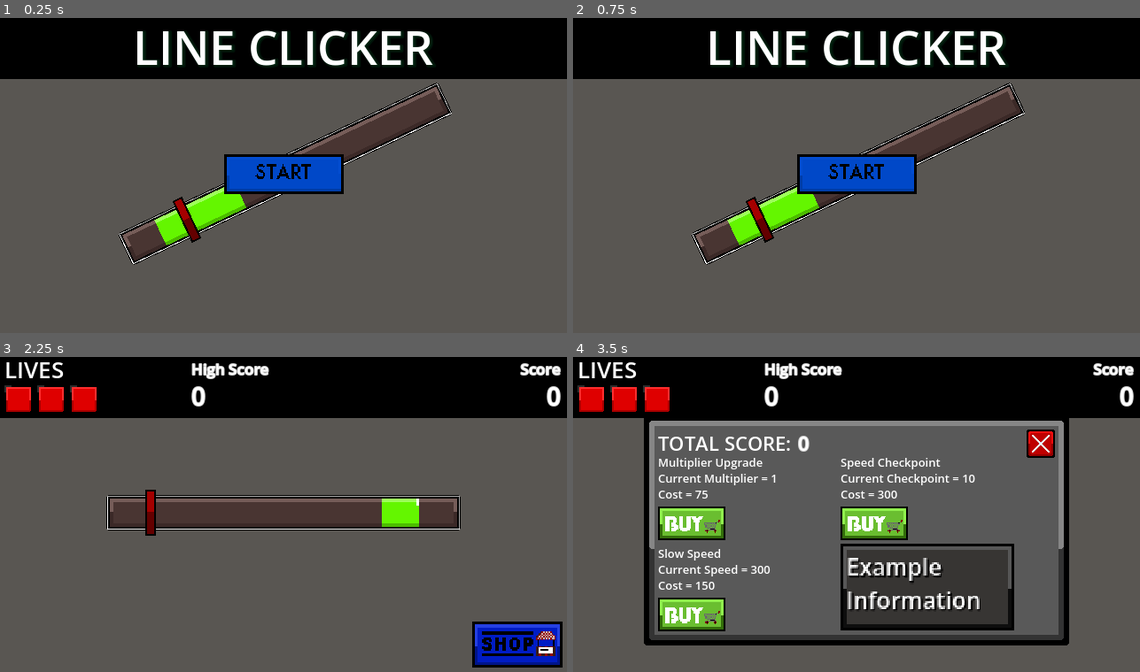
Above: before the commit, frames 1-4 (two rows, left to right).
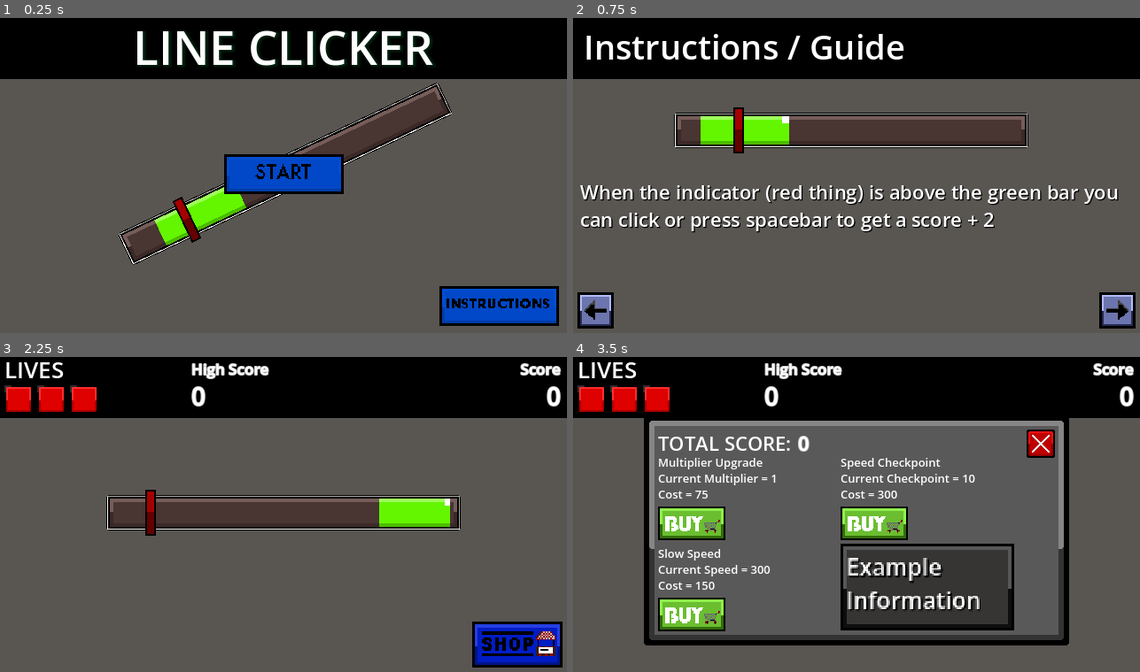
Above: after the commit, the same moments.

Repository: d3V-E/Line-Clicker-Game
Game: Godot game, scene res://scenes/start.tscn
Same seed, same stepped clock (60 frames per second), same inputs: the game is played once before the commit and once after it.
Inputs (mouse positions are in pixels of both pictures, inside the frame that each line leads up to):
- Up to frame 1 (0.25 s): no input
- Up to frame 2 (0.75 s): click (1071, 304) at 0.52 s
- Up to frame 3 (2.25 s): click (22, 649) at 1.27 s; click (283, 511) at 2 s
- Up to frame 4 (3.5 s): click (1088, 643) at 2.75 s

The runs differ from the first frame. In frame 1, 2.7% of the frame differs, in the area x 77-99%, y 85-98%; in frame 2, 21%, in the area x 0-100%, y 3-99%; in frame 3, 0.5%; in frame 4, nothing differs.

Commit message:
Update 15 (final?)

Diff:
--- /dev/null
+++ b/scenes/instructions.tscn
@@ -0,0 +1,84 @@
+[gd_scene format=3 uid="uid://yg4onlkwiw3o"]
+
+[ext_resource type="Texture2D" uid="uid://dvwct8y6t0ov5" path="res://assets/Main Background.png" id="1_dkfqi"]
+[ext_resource type="Script" uid="uid://cux0drbf3i6u1" path="res://scripts/instructions.gd" id="1_olnwl"]
+[ext_resource type="Texture2D" uid="uid://bx2kur24fkwxu" path="res://assets/Next.png" id="2_nisbi"]
+[ext_resource type="Texture2D" uid="uid://iun30ebry2bg" path="res://assets/Previous.png" id="3_njqp3"]
+[ext_resource type="Texture2D" uid="uid://3305w7cubpbw" path="res://assets/Line Bar.png" id="4_2n4j6"]
+[ext_resource type="Texture2D" uid="uid://s6qjtkeqsq5d" path="res://assets/Green Indicator.png" id="5_olnwl"]
+[ext_resource type="Texture2D" uid="uid://plt2drchkexg" path="res://assets/Indicator.png" id="6_i5xgr"]
+[ext_resource type="Texture2D" uid="uid://byqftffmv0lon" path="res://assets/SHOP Button.png" id="7_jxpsd"]
+[ext_resource type="Texture2D" uid="uid://dyfqf83xfcbdn" path="res://assets/Extra Life.aseprite.png" id="8_gvtqk"]
+
+[node name="Instructions" type="Node2D" unique_id=815831102]
+script = ExtResource("1_olnwl")
+
+[node name="CanvasLayer" type="CanvasLayer" parent="." unique_id=850250505]
+
+[node name="MainBackground" type="Sprite2D" parent="CanvasLayer" unique_id=1010892319]
+position = Vector2(320, 180)
+texture = ExtResource("1_dkfqi")
+
+[node name="Header" type="RichTextLabel" parent="CanvasLayer" unique_id=1620839928]
+offset_left = 12.0
+offset_right = 634.0
+offset_bottom = 73.0
+theme_override_font_sizes/normal_font_size = 38
+text = "Instructions / Guide"
+vertical_alignment = 1
+
+[node name="Next" type="TextureButton" parent="CanvasLayer" unique_id=1170295809]
+offset_left = 594.0
+offset_top = 314.0
+offset_right = 635.0
+offset_bottom = 355.0
+texture_normal = ExtResource("2_nisbi")
+stretch_mode = 0
+
+[node name="Previous" type="TextureButton" parent="CanvasLayer" unique_id=373574145]
+offset_left = 5.0
+offset_top = 314.0
+offset_right = 46.0
+offset_bottom = 355.0
+texture_normal = ExtResource("3_njqp3")
+stretch_mode = 0
+
+[node name="Context" type="RichTextLabel" parent="CanvasLayer" unique_id=2100261276]
+offset_left = 8.0
+offset_top = 185.0
+offset_right = 632.0
+offset_bottom = 306.0
+theme_override_colors/font_shadow_color = Color(0, 0, 0, 1)
+theme_override_font_sizes/normal_font_size = 22
+text = "Example"
+
+[node name="LineBar" type="Sprite2D" parent="CanvasLayer" unique_id=1661661210]
+position = Vector2(314, 131)
+texture = ExtResource("4_2n4j6")
+
+[node name="GreenIndicator" type="Sprite2D" parent="CanvasLayer" unique_id=1225211520]
+position = Vector2(194, 131)
+texture = ExtResource("5_olnwl")
+
+[node name="Indicator" type="Sprite2D" parent="CanvasLayer" unique_id=56757081]
+position = Vector2(187, 131)
+texture = ExtResource("6_i5xgr")
+
+[node name="Greensecond" type="Sprite2D" parent="CanvasLayer" unique_id=27092877]
+position = Vector2(460, 131)
+texture = ExtResource("5_olnwl")
+
+[node name="ShopButton" type="Sprite2D" parent="CanvasLayer" unique_id=243985912]
+position = Vector2(127, 131)
+scale = Vector2(1.6718745, 1.6718745)
+texture = ExtResource("7_jxpsd")
+
+[node name="ExtraLife" type="Sprite2D" parent="CanvasLayer" unique_id=1076958094]
+position = Vector2(356, 131)
+scale = Vector2(1.6874996, 1.6874996)
+texture = ExtResource("8_gvtqk")
+
+[connection signal="button_down" from="CanvasLayer/Next" to="." method="_on_next_button_down"]
+[connection signal="button_up" from="CanvasLayer/Next" to="." method="_on_next_button_up"]
+[connection signal="button_down" from="CanvasLayer/Previous" to="." method="_on_previous_button_down"]
+[connection signal="button_up" from="CanvasLayer/Previous" to="." method="_on_previous_button_up"]
--- a/scenes/main_game.tscn
+++ b/scenes/main_game.tscn
@@ -147,6 +147,26 @@
 horizontal_alignment = 1
 vertical_alignment = 1
 
+[node name="Scoreinfo" type="RichTextLabel" parent="CanvasLayer" unique_id=1134100805]
+anchors_preset = -1
+anchor_left = 0.5
+anchor_top = 0.5
+anchor_right = 0.5
+anchor_bottom = 0.5
+offset_left = -101.0
+offset_top = -59.0
+offset_right = 101.0
+offset_bottom = -23.0
+grow_horizontal = 2
+grow_vertical = 2
+pivot_offset = Vector2(101, 18)
+horizontal_alignment = 1
+vertical_alignment = 1
+
+[node name="visual upd" type="Timer" parent="CanvasLayer/Scoreinfo" unique_id=1746177789]
+wait_time = 5.0
+autostart = true
+
 [node name="Shop" type="Sprite2D" parent="CanvasLayer" unique_id=1093649891]
 visible = false
 position = Vector2(320, 200)
@@ -254,7 +274,7 @@
 
 [node name="Hit" type="Sprite2D" parent="CanvasLayer" unique_id=713465082]
 visible = false
-position = Vector2(321, 179)
+position = Vector2(321, 60)
 texture = ExtResource("7_wi4c7")
 
 [connection signal="timeout" from="CanvasLayer/Score/Score Update" to="." method="_on_score_update_timeout"]
@@ -262,6 +282,7 @@
 [connection signal="button_up" from="CanvasLayer/Shop Button" to="." method="_on_shop_button_button_up"]
 [connection signal="button_down" from="CanvasLayer/Extra Life" to="." method="_on_extra_life_button_down"]
 [connection signal="button_up" from="CanvasLayer/Extra Life" to="." method="_on_extra_life_button_up"]
+[connection signal="timeout" from="CanvasLayer/Scoreinfo/visual upd" to="." method="_on_visual_upd_timeout"]
 [connection signal="button_down" from="CanvasLayer/Shop/Multiplier Buy" to="." method="_on_multiplier_buy_button_down"]
 [connection signal="button_up" from="CanvasLayer/Shop/Multiplier Buy" to="." method="_on_multiplier_buy_button_up"]
 [connection signal="button_down" from="CanvasLayer/Shop/Speed Buy" to="." method="_on_speed_buy_button_down"]
--- a/scenes/start.gd
+++ /dev/null
@@ -1,23 +0,0 @@
-extends Node2D
-
-
-@onready var start : TextureButton = $CanvasLayer/Start
-
-
-func _ready():
-	start.pivot_offset = start.size / 2
-
-
-
-
-func _on_start_button_down():
-	var tween = get_tree().create_tween()
-	tween.tween_property(start , "scale" , Vector2(.9 , .9), .1)
-
-
-
-
-func _on_start_button_up():
-	var tween = get_tree().create_tween()
-	tween.tween_property(start , "scale" , Vector2 ( 1, 1), .1)
-	get_tree().change_scene_to_file("res://scenes/main_game.tscn")
--- a/scenes/start.tscn
+++ b/scenes/start.tscn
@@ -1,11 +1,12 @@
 [gd_scene format=3 uid="uid://dil7io0k1lwjd"]
 
-[ext_resource type="Script" uid="uid://bqscwdp62vgng" path="res://scenes/start.gd" id="1_bodal"]
+[ext_resource type="Script" uid="uid://bqscwdp62vgng" path="res://scripts/start.gd" id="1_bodal"]
 [ext_resource type="Texture2D" uid="uid://dvwct8y6t0ov5" path="res://assets/Main Background.png" id="1_u80x2"]
 [ext_resource type="Texture2D" uid="uid://ba8n7goe33j70" path="res://assets/1.png" id="2_bodal"]
 [ext_resource type="Texture2D" uid="uid://3305w7cubpbw" path="res://assets/Line Bar.png" id="3_y16t7"]
 [ext_resource type="Texture2D" uid="uid://s6qjtkeqsq5d" path="res://assets/Green Indicator.png" id="4_4ge6i"]
 [ext_resource type="Texture2D" uid="uid://plt2drchkexg" path="res://assets/Indicator.png" id="5_8itgj"]
+[ext_resource type="Texture2D" uid="uid://tq4c85xjdwt4" path="res://assets/2.png" id="7_4ge6i"]
 
 [node name="Start" type="Node2D" unique_id=1918404206]
 script = ExtResource("1_bodal")
@@ -62,5 +63,22 @@
 texture_normal = ExtResource("2_bodal")
 stretch_mode = 0
 
+[node name="Instructions" type="TextureButton" parent="CanvasLayer" unique_id=1253119499]
+anchors_preset = 8
+anchor_left = 0.5
+anchor_top = 0.5
+anchor_right = 0.5
+anchor_bottom = 0.5
+offset_left = 176.0
+offset_top = 127.0
+offset_right = 311.0
+offset_bottom = 172.0
+grow_horizontal = 2
+grow_vertical = 2
+texture_normal = ExtResource("7_4ge6i")
+stretch_mode = 0
+
 [connection signal="button_down" from="CanvasLayer/Start" to="." method="_on_start_button_down"]
 [connection signal="button_up" from="CanvasLayer/Start" to="." method="_on_start_button_up"]
+[connection signal="button_down" from="CanvasLayer/Instructions" to="." method="_on_instructions_button_down"]
+[connection signal="button_up" from="CanvasLayer/Instructions" to="." method="_on_instructions_button_up"]
--- /dev/null
+++ b/scripts/instructions.gd
@@ -0,0 +1,121 @@
+extends Node2D
+
+var slide = 1
+
+
+@onready var next: TextureButton = $CanvasLayer/Next
+@onready var previous: TextureButton = $CanvasLayer/Previous
+@onready var linebar: Sprite2D = $CanvasLayer/LineBar
+@onready var green: Sprite2D = $CanvasLayer/GreenIndicator
+@onready var indicator : Sprite2D = $CanvasLayer/Indicator
+@onready var greensecond : Sprite2D = $CanvasLayer/Greensecond
+@onready var shop: Sprite2D =  $CanvasLayer/ShopButton
+@onready var extralife : Sprite2D = $CanvasLayer/ExtraLife
+
+
+func _ready():
+	previous.visible = true
+	next.visible = true
+	linebar.visible = true
+	green.visible = true
+	indicator.visible = true
+	greensecond.visible = false
+	shop.visible = false
+	extralife.visible = false
+	$CanvasLayer/Context.text = "When the indicator (red thing) is above the green bar you can click or press spacebar to get a score + 2"
+
+
+
+func _on_next_button_down():
+	var tween = get_tree().create_tween()
+	tween.tween_property(next , "scale" , Vector2(.9 , .9) , .1)
+
+
+
+
+
+func _on_next_button_up():
+	var tween = get_tree().create_tween()
+	tween.tween_property(next , "scale" , Vector2(1 , 1) , .1)
+	slide += 1
+	if slide == 0:
+		get_tree().change_scene_to_file("res://scenes/start.tscn")
+	if slide == 1:
+		previous.visible = true
+		next.visible = true
+		linebar.visible = true
+		green.visible = true
+		indicator.visible = true
+		greensecond.visible = false
+		shop.visible = false
+		extralife.visible = false
+		$CanvasLayer/Context.text = "When the indicator (red thing) is above the green bar you can click or press spacebar to get a score + 2 and after some number of clicks the speed increases and the indicator color changes"
+	elif slide == 2:
+		previous.visible = true
+		next.visible = true
+		linebar.visible = true
+		green.visible = false
+		indicator.visible = true
+		greensecond.visible = true
+		shop.visible = false
+		extralife.visible = false
+		$CanvasLayer/Context.text = "When the indicator (red thing) is not above the green bar and you click you lose -1 score and -1 life you have 3 lives in total after you lose all your lives = game over"
+	elif slide == 3:
+		previous.visible = true
+		next.visible = false
+		linebar.visible = false
+		green.visible = false
+		indicator.visible = false
+		greensecond.visible = false
+		shop.visible = true
+		extralife.visible = true
+		$CanvasLayer/Context.text = "The shop button opens a shop where you can buy multiple upgrades to increase your highscore and the extra life option arrives when you are at 1 life and costs to buy a temperory extra life which increases in cost"
+
+
+
+
+
+
+func _on_previous_button_down():
+	var tween = get_tree().create_tween()
+	tween.tween_property(previous , "scale" , Vector2(.9 , .9) , .1)
+
+
+
+
+func _on_previous_button_up():
+	var tween = get_tree().create_tween()
+	tween.tween_property(previous , "scale" , Vector2(1 , 1), .1)
+	slide -= 1
+	if slide == 0:
+		get_tree().change_scene_to_file("res://scenes/start.tscn")
+	if slide == 1:
+		previous.visible = true
+		next.visible = true
+		linebar.visible = true
+		green.visible = true
+		indicator.visible = true
+		greensecond.visible = false
+		shop.visible = false
+		extralife.visible = false
+		$CanvasLayer/Context.text = "When the indicator (red thing) is above the green bar you can click or press spacebar to get a score + 2 and after some number of clicks the speed increases and the indicator color changes"
+	elif slide == 2:
+		previous.visible = true
+		next.visible = true
+		linebar.visible = true
+		green.visible = false
+		indicator.visible = true
+		greensecond.visible = true
+		shop.visible = false
+		extralife.visible = false
+		$CanvasLayer/Context.text = "When the indicator (red thing) is not above the green bar and you click you lose -1 score and -1 life you have 3 lives in total after you lose all your lives = game over"
+	elif slide == 3:
+		previous.visible = true
+		next.visible = false
+		linebar.visible = false
+		green.visible = false
+		indicator.visible = false
+		greensecond.visible = false
+		shop.visible = true
+		extralife.visible = true
+		$CanvasLayer/Context.text = "The shop button opens a shop where you can buy multiple upgrades to increase your highscore and the extra life option arrives when you are at 1 life and costs to buy a temperory extra life which increases in cost"
--- a/scripts/main_game.gd
+++ b/scripts/main_game.gd
@@ -16,6 +16,7 @@
 var checkpointcost = 300
 var extra = 50
 var combo = 0
+var clickcheck = 0
 
 
 
@@ -103,6 +104,7 @@
 	$CanvasLayer/Highscore.text = str(highscore)
 	$"CanvasLayer/Shop/Total Score".text = str(totalscore)
 	$CanvasLayer/Shop/ShopInfo/Info.text = "Example Information"
+	$CanvasLayer/Indicator.modulate.a = 1
 	randomize()
 	reset_marker()
 
@@ -129,14 +131,18 @@
 			combotext.visible = true
 			if combo % 15 == 0:
 				needle.modulate = Color(randf(), randf() , randf() , 1)
+				if $CanvasLayer/Indicator.modulate.a > 0.3:
+					$CanvasLayer/Indicator.modulate.a -= 0.05
 			if combo >= 50:
 				score += 1
 			$CanvasLayer/Combo.text = "COMBO = "+ str(combo)+ "x"
 			$CanvasLayer/Score.text = str(score)
+			$CanvasLayer/Scoreinfo.text = "+ 2 score"
 			tween.tween_property(green , "scale" , Vector2(1 , 1), .1)
 			clicks += 1
 			if clicks > 0 and clicks % 5 == 0:
 				speed += 25
+				clickcheck += 1
 		else:
 			lives -= 1
 			combo = 0
@@ -152,10 +158,16 @@
 			if get_tree():
 				await get_tree().create_timer(0.1).timeout
 			hit.visible = false
+			$CanvasLayer/Scoreinfo.text = "- 1 score and - 1 life"
 		reset_marker()
 
 
 func reset_marker():
+	var x = randi_range(1 , 2)
+	if x == 1:
+		test = 1
+	elif x == 2:
+		test = -1
 	green.scale.x = randf_range(0.3 , 1.0)
 	green.position.x = randf_range(-width + 50 , width - 50)
 
@@ -205,12 +217,13 @@
 		hp2.visible = false
 		hp3.visible = false
 		totalscore += score
+		speed = speed - (clickcheck * 25)
 		emit_signal("totalscore_changed")
 		if score > highscore:
 			highscore = score
 			emit_signal("highscore_changed")
+		$CanvasLayer/Indicator.modulate.a = 1
 		lives = 3
-		speed = 300
 		score = 0
 		clicks = 0
 		save_data()
@@ -350,3 +363,11 @@
 		$"CanvasLayer/Extra Cost".text = "COST = "+ str(extra)
 		updlives()
 		hideextra()
+
+
+
+
+
+
+func _on_visual_upd_timeout():
+	$CanvasLayer/Scoreinfo.text = ""
--- /dev/null
+++ b/scripts/start.gd
@@ -0,0 +1,42 @@
+extends Node2D
+
+
+@onready var start : TextureButton = $CanvasLayer/Start
+@onready var instructions: TextureButton = $CanvasLayer/Instructions
+
+
+func _ready():
+	start.pivot_offset = start.size / 2
+	instructions.pivot_offset = instructions.size / 2
+
+
+
+
+func _on_start_button_down():
+	var tween = get_tree().create_tween()
+	tween.tween_property(start , "scale" , Vector2(.9 , .9), .1)
+
+
+
+
+func _on_start_button_up():
+	var tween = get_tree().create_tween()
+	tween.tween_property(start , "scale" , Vector2 ( 1, 1), .1)
+	get_tree().change_scene_to_file("res://scenes/main_game.tscn")
+
+
+
+
+
+func _on_instructions_button_down():
+	var tween = get_tree().create_tween()
+	tween.tween_property(instructions , "scale" , Vector2(.9 , .9), .1)
+
+
+
+
+
+func _on_instructions_button_up():
+	var tween = get_tree().create_tween()
+	tween.tween_property(instructions , "scale" , Vector2(1 , 1), .1)
+	get_tree().change_scene_to_file("res://scenes/instructions.tscn")
Binary file added: assets/Next.png
Not shown, added: assets/Next.png.import
Binary file added: assets/Previous.png
Not shown, added: assets/Previous.png.import
Not shown, added: scripts/instructions.gd.uid
Renamed: scenes/start.gd.uid -> scripts/start.gd.uid
